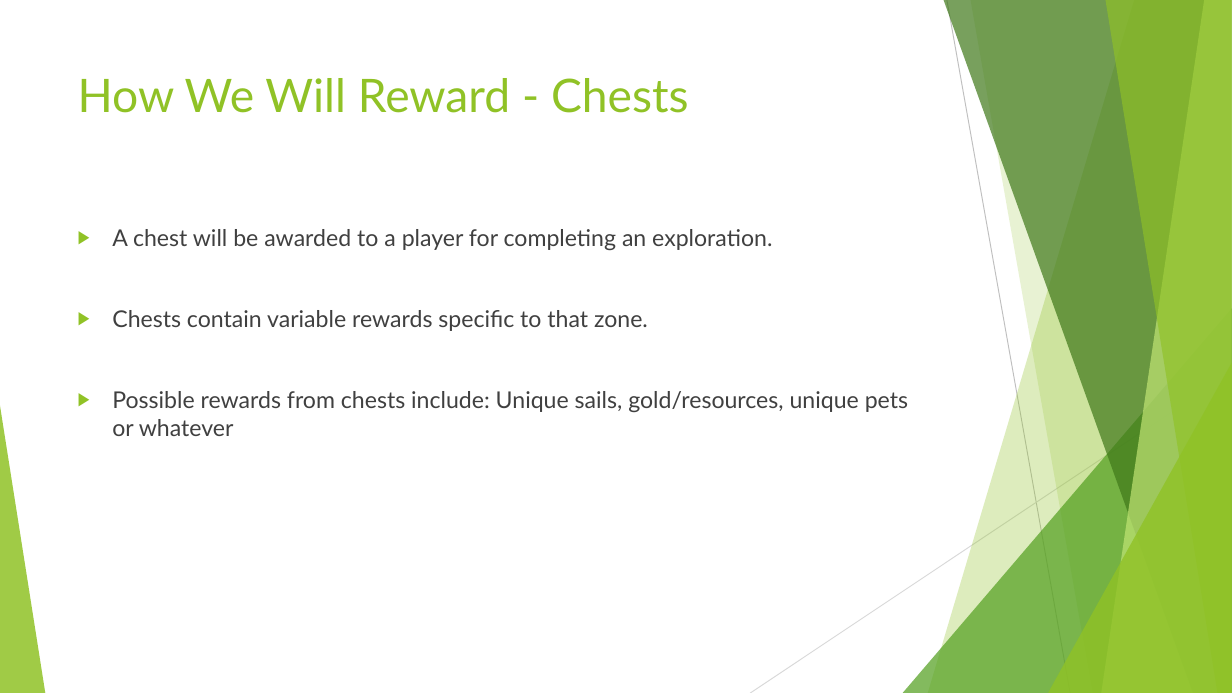
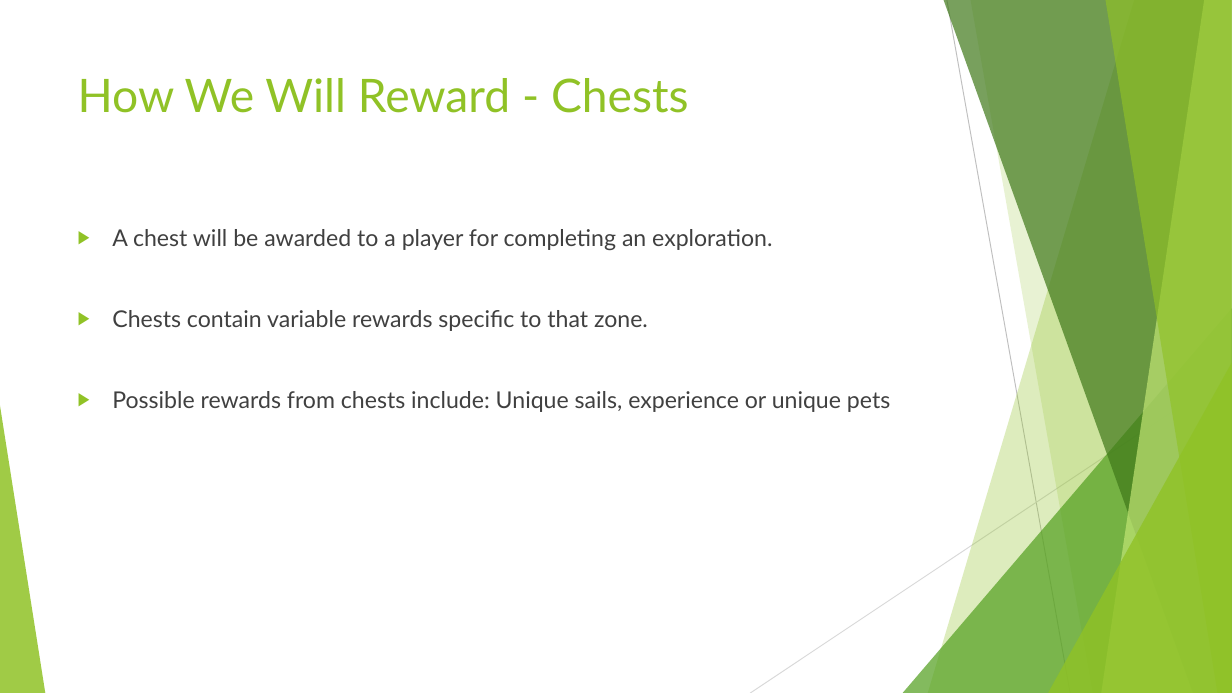
Before and after one commit to UoSGamesGroups/level-6-l6-group-5, a slide deck: slide 13 of Project Management/Pitches/Pitch 2.pptx (slide 12 before the commit). Drawn at 1232x693 pixels with LibreOffice and Linux fonts; fonts in the diff are those of the drawing. Boxes give left, top, right and bottom in pixels: in the first picture for what was removed or moved away, otherwise in the second. Text is boxed around its words. In the diff, an @@ line names an element or a change of style, - is before the commit and + after.

```diff
--- a/Project Management/Pitches/Pitch 2.pptx
+++ b/Project Management/Pitches/Pitch 2.pptx
@@ text at (112,391,890,412): text changed @@
-▶ Possible rewards from chests include: Unique sails, gold/resources, unique pets or whatever
+▶ Possible rewards from chests include: Unique sails, experience or unique pets
```
Also in this commit, not shown: 3 other slides changed, 1 slide added.
